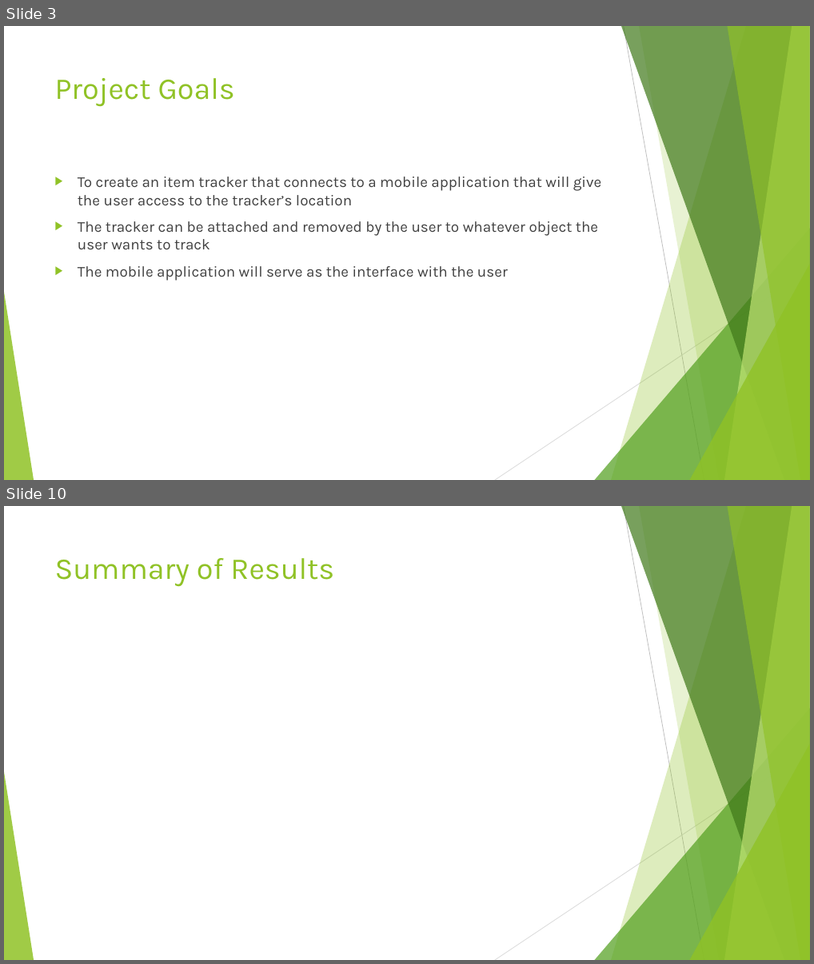
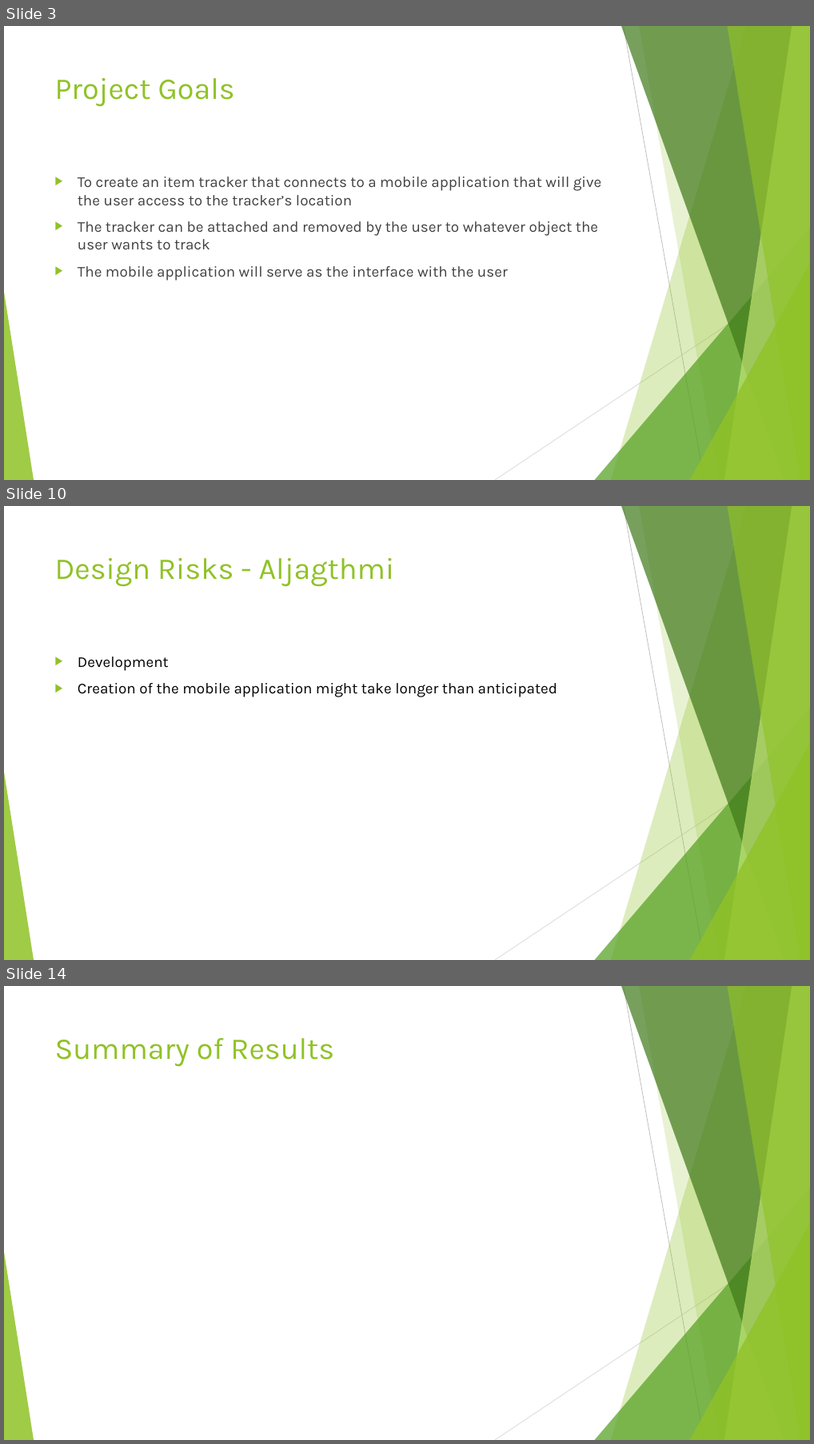
Before and after one commit to dontaylor6000/Group27_Tracker, a slide deck: Documentation/Group27FinalPresentation.pptx. Shown one above the other, each under a label of ours: slides 3 and 10 before the commit, slides 3, 10 and 14 after it; the slides between them are not shown. The pictures are 814x964 and 814x1444 pixels, drawn with LibreOffice and Linux fonts; fonts in the diff are those of the drawing. Boxes give left, top, right and bottom in pixels: in the first picture for what was removed or moved away, otherwise in the second. Text is boxed around its words. In the diff, an @@ line names an element or a change of style, - is before the commit and + after.

```diff
--- a/Documentation/Group27FinalPresentation.pptx
+++ b/Documentation/Group27FinalPresentation.pptx
@@ slide 10 added at (x1=4, y1=506, x2=810, y2=960), background #FFFFFF; not listed: 10 template elements that a slide beside it also shows @@
@@ title added at (x1=55, y1=558, x2=395, y2=587), 36 pt, text #90C226 @@
+Design Risks - Aljagthmi
@@ text added at (x1=78, y1=656, x2=558, y2=697), 18 pt, text #000000 @@
+▶ Development
+▶ Creation of the mobile application might take longer than anticipated
@@ what was slide 10 is now slide 14 @@
```
Also in this commit, not shown: 5 slides changed, 7 other slides added, 2 slides removed, 1 other file.
